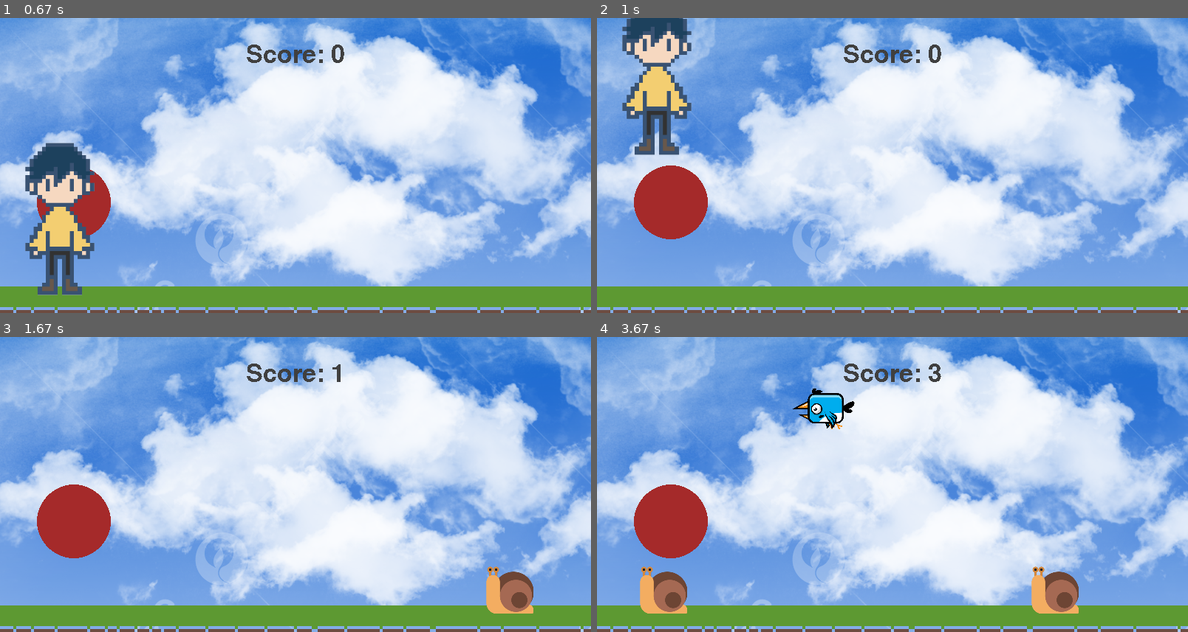
Above: before the commit, frames 1-4 (two rows, left to right).
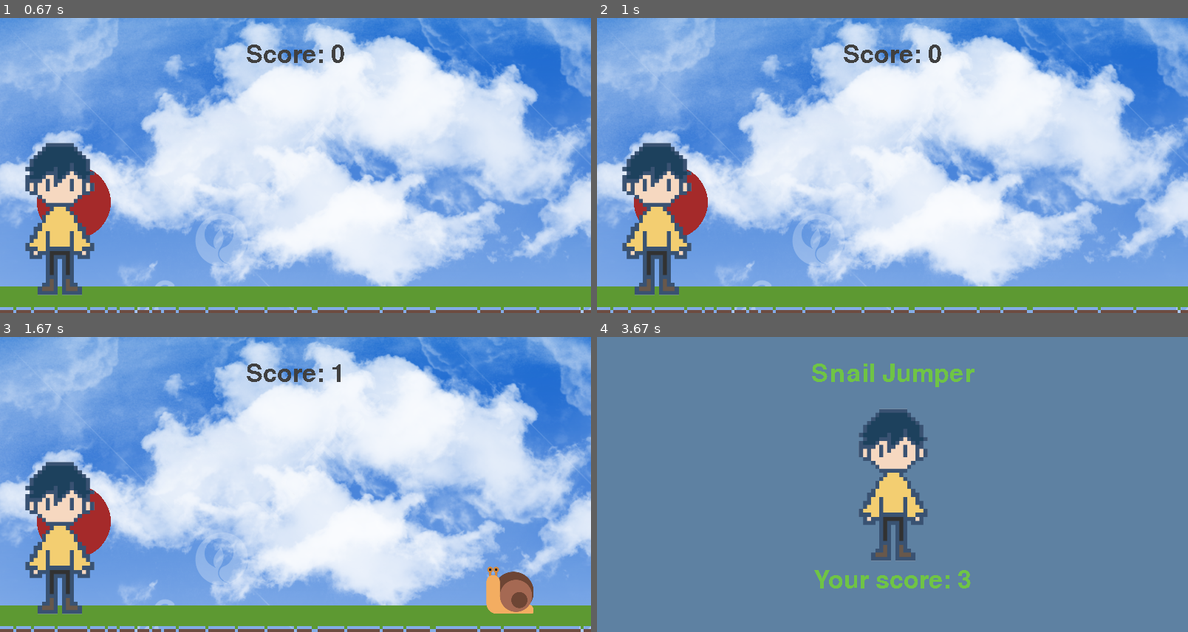
Above: after the commit, the same moments.

Repository: AJHS-Kelley/8b-ajhs-game-programming-23-24-MajinMusic
Game: pygame game, started from gameProgramming/08_ultimatePygame/ultimatePygame.py
Same seed, same stepped clock (60 frames per second), same inputs: the game is played once before the commit and once after it.
Inputs (mouse positions are in pixels of both pictures, inside the frame that each line leads up to):
- Up to frame 1 (0.67 s): tap Space at 0.33 s
- Up to frame 2 (1 s): tap Space at 0.67 s
- Up to frame 3 (1.67 s): tap Space at 1.07, 1.37 s
- Up to frame 4 (3.67 s): move the mouse to (691, 578) at 1.93 s; tap Space at 1.97, 2.27, 2.8, 3.1 s; move the mouse to (845, 466) at 2.77 s

Frame 1 is identical in both runs. In frame 2, 7.4% of the frame differs, in the area x 4-16%, y 0-94%; in frame 3, 4.0%; in frame 4, 100%, in the area x 0-100%, y 0-100%.

Commit message:
finalProject.py v0.2
Sprite can now move and jump

Diff:
--- a/gameProgramming/08_ultimatePygame/ultimatePygame.py
+++ b/gameProgramming/08_ultimatePygame/ultimatePygame.py
@@ -90,8 +90,8 @@
                 if player_rect.collidepoint(event.pos):
                     player_gravity = -20
 
-            if event.type == pygame.KEYDOWN:
-                if event.key == pygame.K_SPACE:
+            if event.type == pygame.K_SPACE:
+
                     player_gravity = -20
 
         else:
--- a/gameProgramming/09_finalProject/finalProject.py
+++ b/gameProgramming/09_finalProject/finalProject.py
@@ -1,14 +1,19 @@
-# Final Project, Jacob Desha, v0.1
+# Final Project, Jacob Desha, v0.2
 import pygame
 from sys import exit
 import random
+import time
+
+start = pygame.USEREVENT + 1
+
 x = 0
 y = 0
-xAxis = x
 yAxis = y
 width = 100
 height = 200
 vel = 10
+gravity = 0
+moveSpeed = 0
 
 resolution = 0 # = Low Resolution (800, 600), 1 = High Resolution (1920, 1080)
 
@@ -30,7 +35,6 @@
 cpuHealth = 0
 damage = 0
 cpudamage = 0
-moveSpeed = 1
 
 # difficulty = int(input("Please choose a difficulty. Enter 1 for EASY or 2 for HARD.\n"))
 
@@ -40,12 +44,13 @@
 #     pygame.display.set_caption('HITBOX: Hard Mode')
 
 screen = pygame.display.set_mode((x, y))
-test_background = pygame.image.load('img/sky1.png').convert_alpha()
+test_background = pygame.image.load('img/background.png').convert()
 
 #create player
-test_surface = pygame.image.load('img\square.png').convert_alpha()
-test_SRect = test_surface.get_rect(midtop = (100,200))
-
+test_surface = pygame.image.load('img\square.png').convert()
+test_SRect = test_surface.get_rect(midbottom = (100,200))
+xAxis = test_SRect.x
+yAxis = test_SRect.y
 
 
 while True:
@@ -54,23 +59,41 @@
             pygame.quit()
             exit()
 
-
-
-
-
-
-
+        keys = pygame.key.get_pressed()
+        # if keys[pygame.K_d]:
+        #     test_SRect.x += vel
 
 
         if event.type == pygame.KEYDOWN:
-            if event.key == pygame.K_SPACE:
-                test_SRect.x += vel
+            if event.key == pygame.K_d:
+                moveSpeed = 20
+                moveSpeed += 1
 
 
+        if event.type == pygame.KEYDOWN:
+            if event.key == pygame.K_a:
+                moveSpeed = -20
+                moveSpeed -= 1
 
-    screen.blit(test_background, (100, 200))
+        if event.type == pygame.KEYUP:
+            if event.key == pygame.K_a or pygame.K_d:
+                moveSpeed = 0
+
+        if keys[pygame.K_SPACE]:
+            gravity = -20
+
+
+    gravity += 1
+    test_SRect.x += moveSpeed
+    test_SRect.y += gravity
+    print(test_SRect.bottom)
+    print(moveSpeed)
+    if test_SRect.bottom > 401:
+        test_SRect.bottom = 400
+        screen.blit(test_surface, test_SRect)
+    screen.blit(test_background, (0, 0))
     screen.blit(test_surface, test_SRect)
-    print(test_SRect.x)
+
 
     pygame.display.update()
     clock.tick(60)
